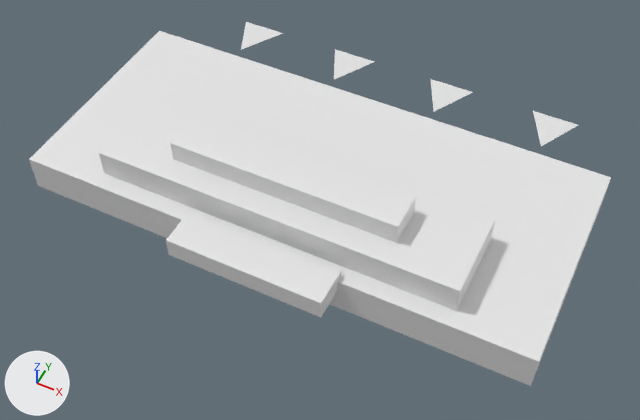
An edit to the OBJ model GameData/Meshes/Designs/terran/terran_drone_veteran_54.obj, drawn before and after from the same camera.
One viewpoint serves both versions: a camera (50 mm lens) standing at (0.821, -1.605, 1.965) and looking at (0.061, -0.086, 0.067). The axes (+X, +Y, +Z) are drawn at lower left. The lights are the same throughout. The picture after the commit comes second. Where no turn or scale is listed for an object, it has been applied to the vertices. Vertices at exactly the same position are counted once.

In view in the first picture: 'terran_drone_veteran_54'.
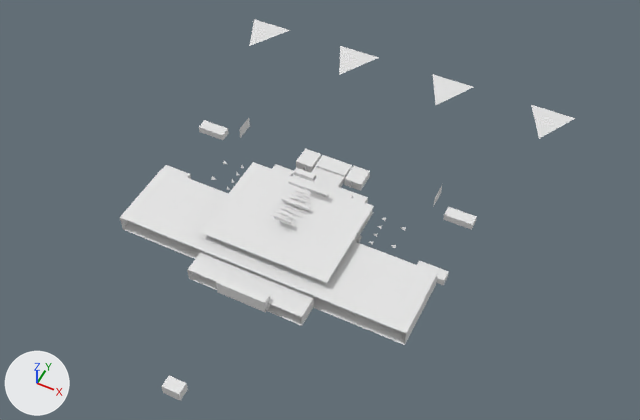
What differs and where, as boxes (x1, y1, x2, y2) in the pictures (640 x 420 px; the box of a moved part takes in the faces that stretch with it):
'terran_drone_veteran_54', reshaped (22% narrower)
    before: (29, 22, 611, 386)
    after: (120, 19, 575, 401)
part 1 of me_terran_drone_veteran_54, added
    after: (216, 275, 270, 312)
part 2 of me_terran_drone_veteran_54, added
    after: (199, 120, 229, 140)
part 3 of me_terran_drone_veteran_54, added
    after: (443, 207, 477, 230)
part 4 of me_terran_drone_veteran_54, added
    after: (163, 165, 191, 179)
part 5 of me_terran_drone_veteran_54, added
    after: (417, 260, 449, 285)
part 6 of me_terran_drone_veteran_54, added
    after: (296, 148, 321, 173)
part 7 of me_terran_drone_veteran_54, added
    after: (344, 165, 370, 191)
part 8 of me_terran_drone_veteran_54, moved or reshaped
    before: (241, 22, 283, 50)
    after: (249, 19, 290, 46)
part 9 of me_terran_drone_veteran_54, moved or reshaped
    before: (334, 49, 374, 79)
    after: (339, 46, 378, 75)
part 10 of me_terran_drone_veteran_54, moved or reshaped
    before: (430, 79, 473, 111)
    after: (433, 74, 473, 105)
part 11 of me_terran_drone_veteran_54, moved or reshaped
    before: (533, 111, 578, 146)
    after: (531, 105, 575, 138)
part 12 of me_terran_drone_veteran_54, added
    after: (311, 166, 347, 188)
part 13 of me_terran_drone_veteran_54, added
    after: (288, 179, 328, 197)
part 14 of me_terran_drone_veteran_54, added
    after: (281, 196, 310, 211)
part 15 of me_terran_drone_veteran_54, added
    after: (274, 214, 292, 225)
part 16 of me_terran_drone_veteran_54, added
    after: (161, 375, 188, 401)
part 17 of me_terran_drone_veteran_54, deleted
    before: (170, 118, 416, 243)
part 18 of me_terran_drone_veteran_54, cut back
    before: (99, 98, 495, 317)
    after: (120, 118, 442, 345)
part 19 of me_terran_drone_veteran_54, deleted
    before: (29, 31, 611, 386)

Diff of the bpy script that builds the scene:
```diff
--- a/GameData/Meshes/Designs/terran/terran_drone_veteran_54.obj.py
+++ b/GameData/Meshes/Designs/terran/terran_drone_veteran_54.obj.py
@@ me_terran_drone_veteran_54 @@
 # used by ob_terran_drone_veteran_54; location = (0.0, 0.0, 0.0)
-me_terran_drone_veteran_54.from_pydata(...)  # 44 vertices, 52 faces; spans x -0.78..0.78, y -0.42..0.67, z 0.0..0.26
+me_terran_drone_veteran_54.from_pydata(...)  # 380 vertices, 404 faces; spans x -0.6..0.6, y -0.78..0.7, z 0.0..0.17
+# me_terran_drone_veteran_54 part 1: a new loose piece, a box spanning x -0.074..0.074, y -0.438..-0.41, z 0.014..0.058
+# me_terran_drone_veteran_54 part 2: a new loose piece, a box spanning x -0.464..-0.375, y 0.095..0.131, z 0.0..0.022
+# me_terran_drone_veteran_54 part 3: a new loose piece, a box spanning x 0.375..0.464, y 0.095..0.131, z 0.0..0.022
+# me_terran_drone_veteran_54 part 4: a new loose piece, a box spanning x -0.464..-0.375, y -0.131..-0.095, z 0.0..0.022
+# me_terran_drone_veteran_54 part 5: a new loose piece, a box spanning x 0.375..0.464, y -0.131..-0.095, z 0.0..0.022
+# me_terran_drone_veteran_54 part 6: a new loose piece, a box spanning x -0.11..-0.055, y 0.092..0.155, z 0.0..0.027
+# me_terran_drone_veteran_54 part 7: a new loose piece, a box spanning x 0.055..0.11, y 0.092..0.155, z 0.0..0.027
+# me_terran_drone_veteran_54 part 8: the loose piece of 3 vertices spanning x -0.62..-0.47, y 0.5..0.67, z 0.0..0.02 is moved by (0.02, 0.03, 0.0)
+# me_terran_drone_veteran_54 part 9: the loose piece of 3 vertices spanning x -0.26..-0.1, y 0.5..0.67, z 0.0..0.02 is moved by (0.01, 0.03, 0.0)
+# me_terran_drone_veteran_54 part 10: the loose piece of 3 vertices spanning x 0.1..0.26, y 0.5..0.67, z 0.0..0.02 is moved by (-0.01, 0.03, 0.0)
+# me_terran_drone_veteran_54 part 11: the loose piece of 3 vertices spanning x 0.47..0.62, y 0.5..0.67, z 0.0..0.02 is moved by (-0.02, 0.03, 0.0)
+# me_terran_drone_veteran_54 part 12: a new loose piece, a box spanning x -0.05..0.05, y 0.034..0.121, z 0.0..0.022
+# me_terran_drone_veteran_54 part 13: a new loose piece, a box spanning x -0.0627..0.0627, y -0.0448..-0.0345, z 0.0787..0.0874
+# me_terran_drone_veteran_54 part 14: a new loose piece, a box spanning x -0.0439..0.0439, y -0.1223..-0.112, z 0.0896..0.0984
+# me_terran_drone_veteran_54 part 15: a new loose piece, a box spanning x -0.0251..0.0251, y -0.1999..-0.1895, z 0.1006..0.1093
+# me_terran_drone_veteran_54 part 16: a new loose piece, a box spanning x -0.025..0.025, y -0.775..-0.741, z 0.039..0.07
+# me_terran_drone_veteran_54 part 17: the loose piece of 8 vertices spanning x -0.34..0.34, y -0.2..-0.09, z 0.2..0.26 is deleted
+# me_terran_drone_veteran_54 part 18: 16 vertices removed from x -0.54..0.54, y -0.42..-0.01, z 0.07..0.2; 176 vertices added at x -0.44..0.44, y -0.42..0.19, z 0.0..0.17
+# me_terran_drone_veteran_54 part 19: 8 vertices removed from x -0.78..0.78, y -0.33..0.36, z 0.0..0.11
+# other edits to the shape of me_terran_drone_veteran_54 do not show in these pictures
```
